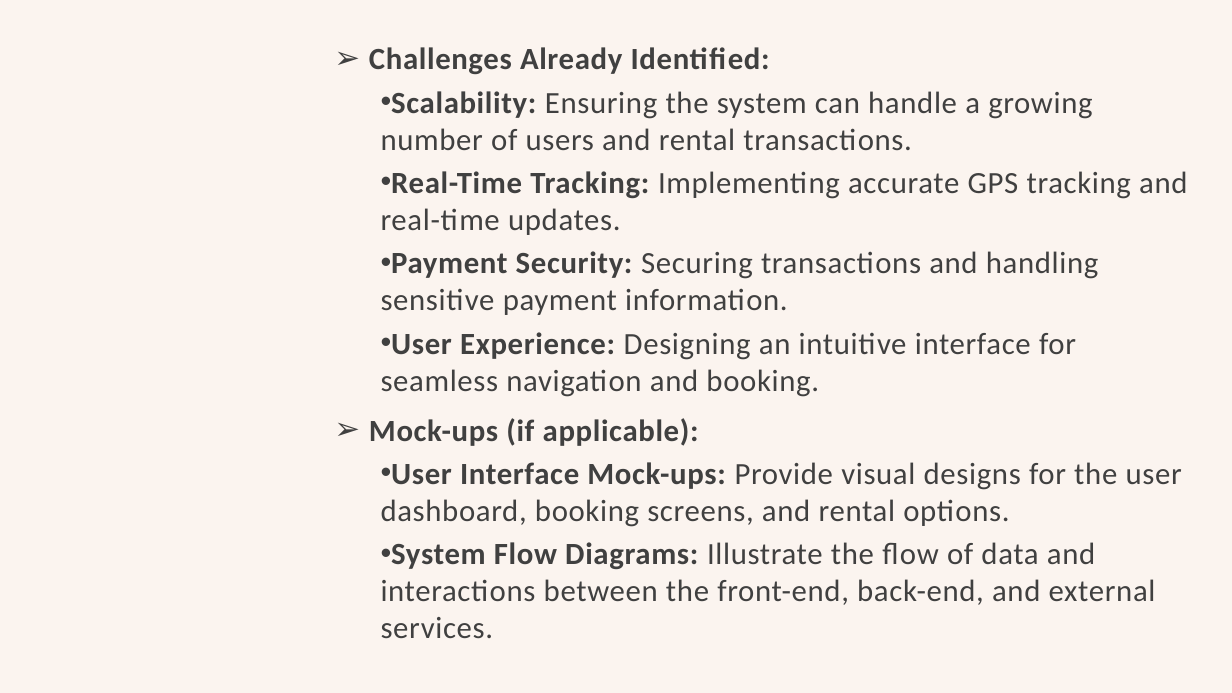
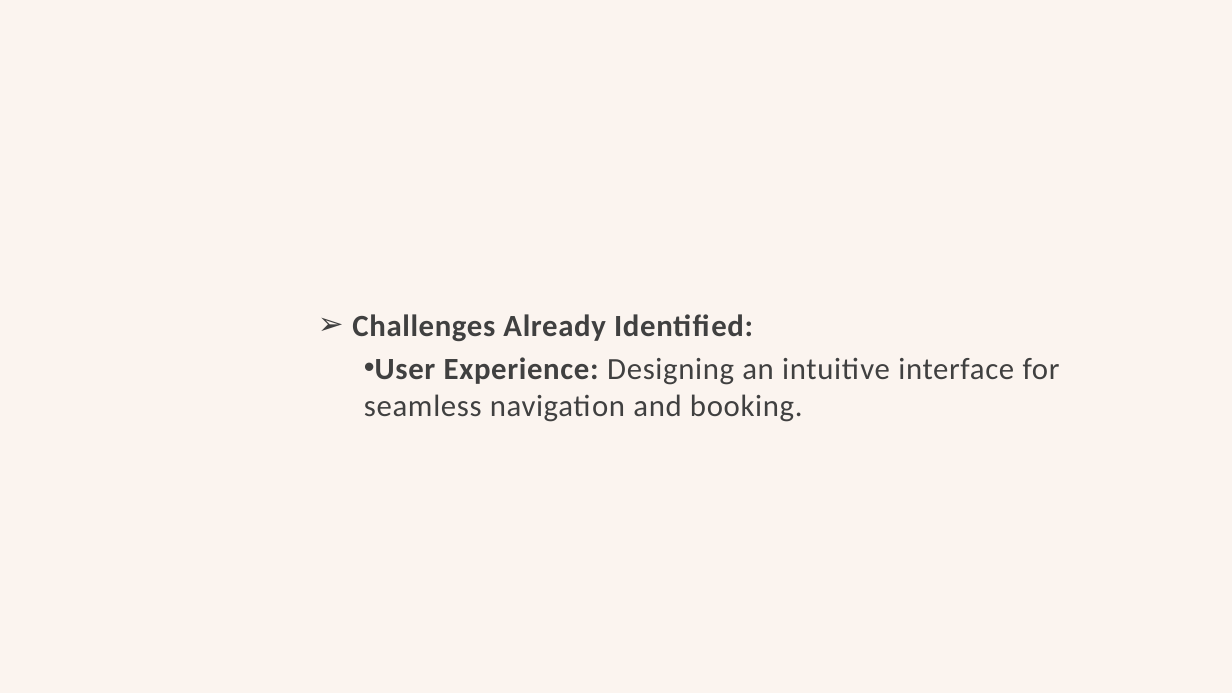
Before and after one commit to achrafkassimi/Portfolio_LocationTVM_Pitch, a slide deck: slide 12 of doc/Location TVM.pptx. Drawn at 1232x693 pixels with LibreOffice and Linux fonts; fonts in the diff are those of the drawing; background and template pictures are left out. Boxes give left, top, right and bottom in pixels: in the first picture for what was removed or moved away, otherwise in the second. Text is boxed around its words. In the diff, an @@ line names an element or a change of style, - is before the commit and + after.

```diff
--- a/doc/Location TVM.pptx
+++ b/doc/Location TVM.pptx
@@ text at <box>381,91,1187,315</box>: paragraphs removed @@
-  • Scalability: Ensuring the system can handle a growing number of users and rental transactions.
-  • Real-Time Tracking: Implementing accurate GPS tracking and real-time updates.
-  • Payment Security: Securing transactions and handling sensitive payment information.
@@ text "Challenges Already Identified:": place and size @@
-text "Challenges Already Identified:" at <box>369,47,1187,638</box>
+text "Challenges Already Identified:" at <box>352,314,1060,422</box>
@@ text at <box>369,418,1182,638</box>: paragraphs removed @@
-➢ Mock-ups (if applicable):
-  • User Interface Mock-ups: Provide visual designs for the user dashboard, booking screens, and rental options.
-  • System Flow Diagrams: Illustrate the flow of data and interactions between the front-end, back-end, and external services.
```
Also in this commit, not shown: 2 other slides changed.
